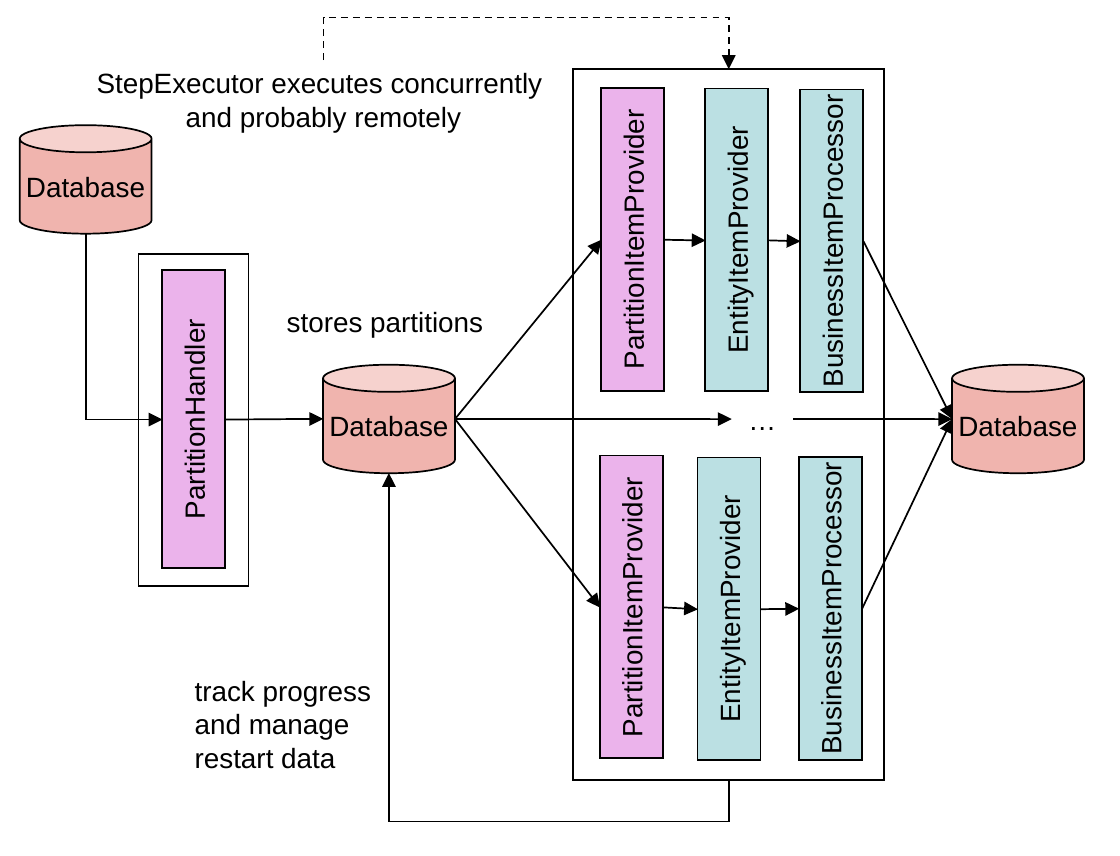
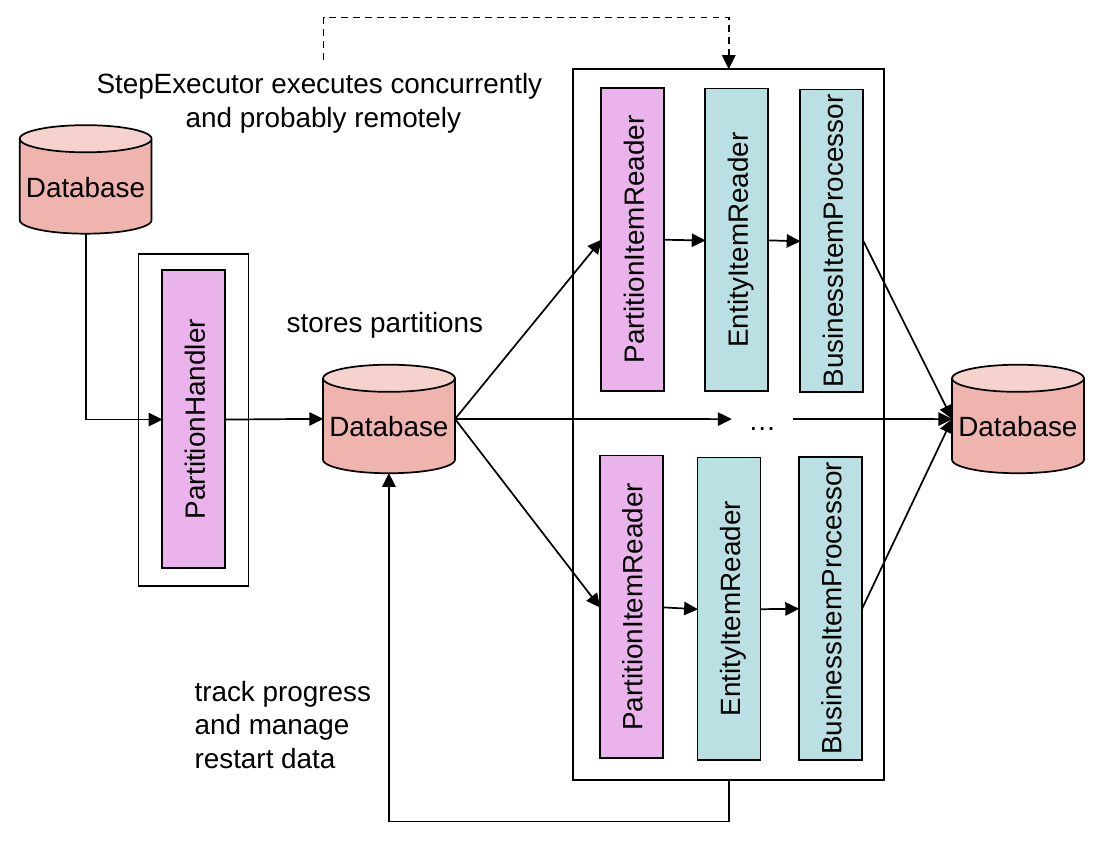
Before and after one commit to spring-projects/spring-batch, a slide deck: slide 3 of src/site/ppt/Figures.ppt. Drawn at 1120x856 pixels with LibreOffice and Linux fonts; fonts in the diff are those of the drawing. Boxes give left, top, right and bottom in pixels: in the first picture for what was removed or moved away, otherwise in the second. Text is boxed around its words. In the diff, an @@ line names an element or a change of style, - is before the commit and + after.

```diff
--- a/src/site/ppt/Figures.ppt
+++ b/src/site/ppt/Figures.ppt
@@ text in rectangle at bbox=[619, 141, 650, 356]: text changed @@
-PartitionItemProvider
+PartitionItemReader
@@ text in rectangle at bbox=[723, 153, 754, 340]: text changed @@
-EntityItemProvider
+EntityItemReader
@@ text in rectangle at bbox=[617, 509, 648, 723]: text changed @@
-PartitionItemProvider
+PartitionItemReader
@@ text in rectangle at bbox=[715, 522, 746, 709]: text changed @@
-EntityItemProvider
+EntityItemReader
```
Also in this commit, not shown: 2 other slides changed.
